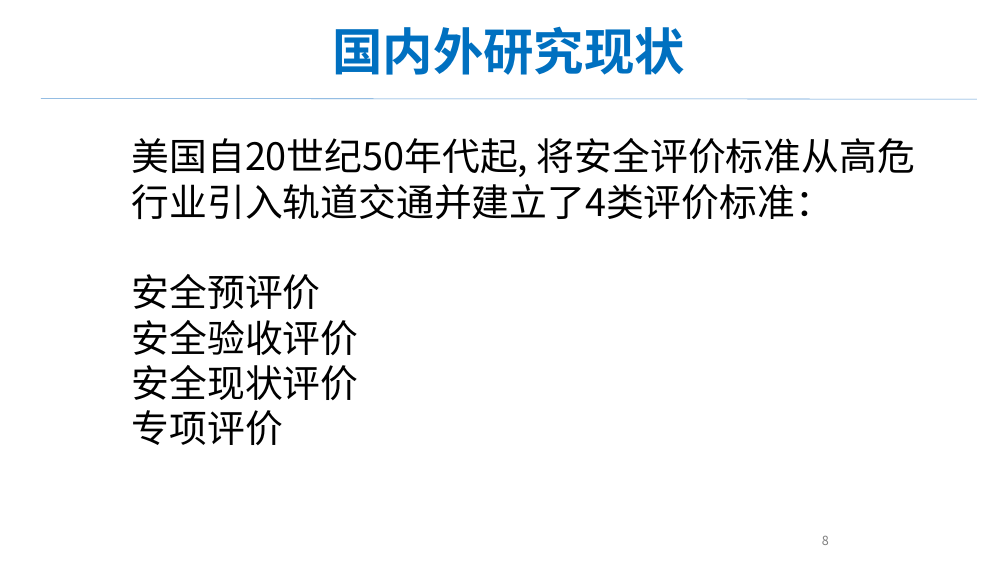
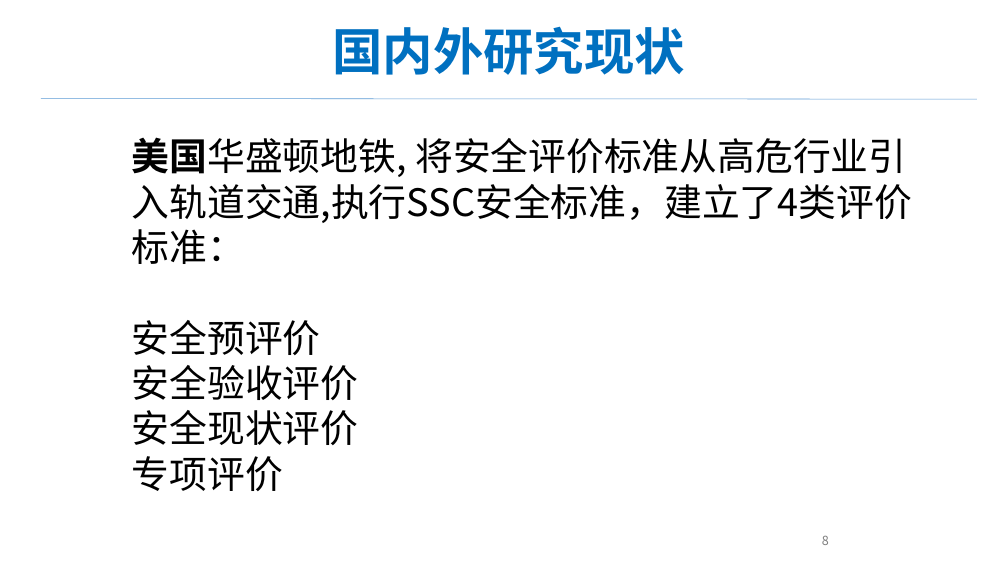
Before and after one commit to jiating777/laboratory, a slide deck: slide 8 of 报告.pptx. Drawn at 1008x567 pixels with LibreOffice and Linux fonts; fonts in the diff are those of the drawing. Boxes give left, top, right and bottom in pixels: in the first picture for what was removed or moved away, otherwise in the second. Text is boxed around its words. In the diff, an @@ line names an element or a change of style, - is before the commit and + after.

```diff
--- a/报告.pptx
+++ b/报告.pptx
@@ text at (132,137,912,223): text changed @@
-美国自20世纪50年代起, 将安全评价标准从高危行业引入轨道交通并建立了4类评价标准：
+美国华盛顿地铁, 将安全评价标准从高危行业引入轨道交通,执行SSC安全标准，建立了4类评价标准：
```
Also in this commit, not shown: 1 other slide changed, 1 slide added.
